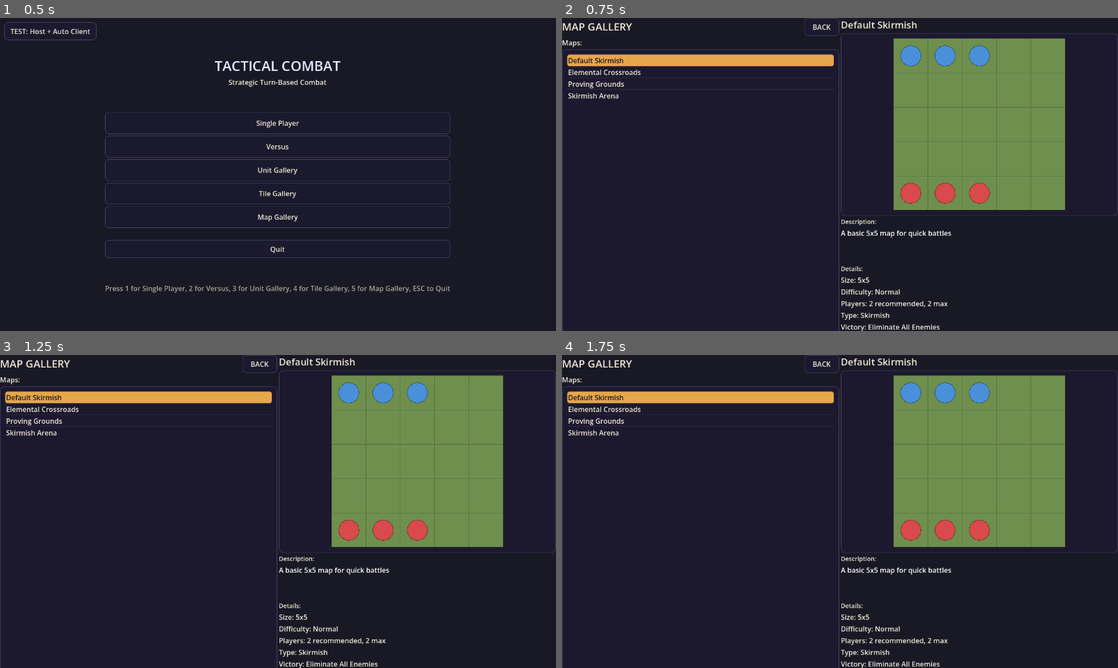
Above: before the commit, frames 1-4 (two rows, left to right).
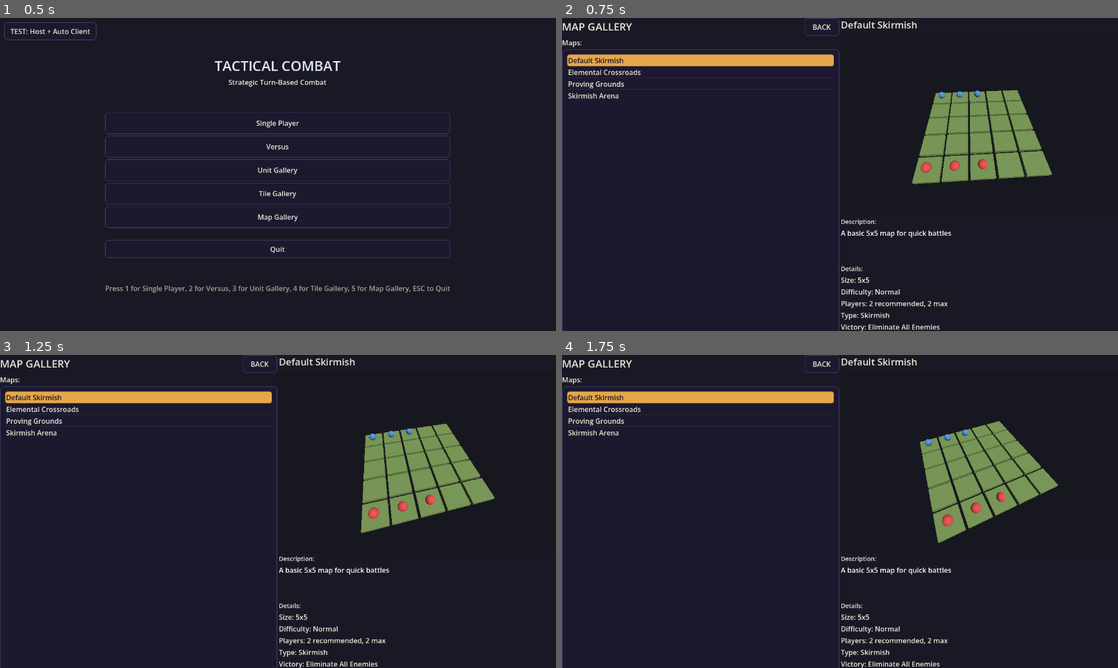
Above: after the commit, the same moments.

Repository: K-ennethA/Conquest
Game: Godot game, scene res://menus/MainMenu.tscn
Two runs of this game, one before a commit and one after it. Both use one fixed random seed, a clock stepped at 60 frames per second and the inputs below.
Inputs (mouse positions are in pixels of both pictures, inside the frame that each line leads up to):
- Up to frame 1 (0.5 s): no input
- Up to frame 2 (0.75 s): click "Map Gallery" at 0.5 s
- Up to frame 3 (1.25 s): no input
- Up to frame 4 (1.75 s): tap Enter (ui_accept) at 1.25, 1.52 s; move the mouse to (962, 495) at 1.27 s; hold Right (ui_right) from 1.28 s (still down); hold Shift from 1.28 s (still down); click (962, 495) at 1.42 s

Frame 1 is identical in both runs. In frame 2, 13% of the frame differs, in the area x 50-100%, y 4-64%; in frame 3, 13%; in frame 4, 13%.

Commit message:
feat(map-gallery): render a real 3D map preview instead of a flat 2D picture
Replace the 2D _draw painter with a SubViewport showing the map in 3D: one
colored box per tile on a centered grid, spawn markers by player, an angled
Fire-Emblem-style camera, a light + ambient environment, and a slow turntable
so depth reads at a glance. List / description / metadata / effect legend are
unchanged.

Co-Authored-By: Claude Opus 4.8 <noreply@anthropic.com>

Diff:
--- a/menus/MapGallery.gd
+++ b/menus/MapGallery.gd
@@ -39,14 +39,30 @@
 
 const MAPS_DIR := "res://game/maps/resources/"
 
+# --- 3D preview tuning -------------------------------------------------------
+# Grid spacing between tile centres (world units). Each tile mesh is a little
+# smaller than the step so a thin gap reads as a grid.
+const TILE_STEP := 2.0
+const TILE_MESH_SIZE := Vector3(1.8, 0.3, 1.8)
+const SPAWN_RADIUS := 0.35
+const SPAWN_Y := 0.5  # sits on top of the tile surface
+# Gentle turntable so the depth/perspective is obvious at a glance.
+const TURNTABLE_SPEED := 0.35  # radians / second
+
 # UI Elements
 @onready var back_button: Button
 @onready var map_list: ItemList
 @onready var map_name_label: Label
 @onready var map_description: RichTextLabel
-@onready var map_painter: MapPainter
 @onready var metadata_container: VBoxContainer
 @onready var legend_container: HBoxContainer
+
+# 3D preview nodes (built in _create_map_display / _setup_map_viewport).
+@onready var map_viewport: SubViewport
+@onready var map_root: Node3D
+@onready var map_camera: Camera3D
+# Cached span of the current map so _process turntable / re-aims stay stable.
+var _map_span: float = TILE_STEP
 
 # Data
 var all_maps: Array[MapResource] = []
@@ -124,15 +140,20 @@
 	map_name_label.add_theme_font_size_override("font_size", 22)
 	parent.add_child(map_name_label)
 
-	# Top-down map picture, painted from tile data.
-	var picture_frame := PanelContainer.new()
-	picture_frame.custom_minimum_size = Vector2(420, 420)
-	parent.add_child(picture_frame)
-
-	map_painter = MapPainter.new()
-	map_painter.set_h_size_flags(Control.SIZE_EXPAND_FILL)
-	map_painter.set_v_size_flags(Control.SIZE_EXPAND_FILL)
-	picture_frame.add_child(map_painter)
+	# Real 3D render of the map, shown through a SubViewport for depth/perspective
+	# (mirrors TileGallery's 3D tile preview). The 2D "painted picture" is gone.
+	var viewport_container := SubViewportContainer.new()
+	viewport_container.custom_minimum_size = Vector2(420, 420)
+	viewport_container.stretch = true
+	parent.add_child(viewport_container)
+
+	map_viewport = SubViewport.new()
+	map_viewport.size = Vector2i(420, 420)
+	map_viewport.transparent_bg = false
+	map_viewport.render_target_update_mode = SubViewport.UPDATE_ALWAYS
+	viewport_container.add_child(map_viewport)
+
+	_setup_map_viewport()
 
 	# Description (wrapped)
 	var desc_label := Label.new()
@@ -234,9 +255,8 @@
 	if map_description:
 		map_description.text = map_res.description
 
-	# Repaint the top-down picture.
-	if map_painter:
-		map_painter.set_map(map_res)
+	# Rebuild the 3D render for this map.
+	_build_map_3d(map_res)
 
 	_update_metadata(map_res)
 	_update_legend(map_res)
@@ -344,81 +364,156 @@
 
 
 # ---------------------------------------------------------------------------
-# MapPainter - paints a top-down width x height grid from a MapResource's
-# tile_layout, one coloured rect per tile, with spawn markers overlaid. Painting
-# from live tile data keeps the picture reliable and always current (there are no
-# pre-rendered previews on disk).
+# 3D map preview
 # ---------------------------------------------------------------------------
-class MapPainter extends Control:
-	var _map: MapResource
-
-	func _ready() -> void:
-		# Repaint whenever the pane resizes so the grid always fits.
-		resized.connect(queue_redraw)
-
-	func set_map(map_res: MapResource) -> void:
-		_map = map_res
-		queue_redraw()
-
-	func _draw() -> void:
-		var pane := size
-		if pane.x <= 0.0 or pane.y <= 0.0:
-			return
-
-		if _map == null or _map.tile_layout.is_empty() or _map.width <= 0 or _map.height <= 0:
-			var font := ThemeDB.fallback_font
-			if font:
-				draw_string(font, Vector2(12, 24), "No preview available",
-					HORIZONTAL_ALIGNMENT_LEFT, -1, 16, Color(0.7, 0.7, 0.7))
-			return
-
-		var cols := _map.width
-		var rows := _map.height
-
-		# Square cells sized so the whole map fits the pane; centre the grid.
-		# Use minf/floorf (not the Variant-returning global min/floor) so the types
-		# stay concrete -- the project treats Variant inference as an error.
-		var cell: float = floorf(minf(pane.x / float(cols), pane.y / float(rows)))
-		if cell < 1.0:
-			cell = 1.0
-		var total_w: float = cell * float(cols)
-		var total_h: float = cell * float(rows)
-		var origin := Vector2((pane.x - total_w) * 0.5, (pane.y - total_h) * 0.5)
-
-		var grid_line := Color(0.0, 0.0, 0.0, 0.25)
-
-		# Tiles.
-		for entry in _map.tile_layout:
-			var pos := _read_pos(entry.get("position", Vector2i.ZERO))
-			if pos.x < 0 or pos.x >= cols or pos.y < 0 or pos.y >= rows:
-				continue
-			var tile_type := str(entry.get("tile_type", "NORMAL")).to_upper()
-			var color: Color = MapGallery.TILE_COLORS.get(tile_type, MapGallery.TILE_FALLBACK)
-			var rect := Rect2(origin + Vector2(pos.x * cell, pos.y * cell), Vector2(cell, cell))
-			draw_rect(rect, color, true)
-			draw_rect(rect, grid_line, false, 1.0)
-
-		# Spawn markers.
-		for spawn in _map.unit_spawns:
-			var pos := _read_pos(spawn.get("position", Vector2i.ZERO))
-			if pos.x < 0 or pos.x >= cols or pos.y < 0 or pos.y >= rows:
-				continue
-			var player_id := int(spawn.get("player_id", -1))
-			var marker_color := MapGallery.PLAYER_FALLBACK
-			if player_id == 0:
-				marker_color = MapGallery.PLAYER0_COLOR
-			elif player_id == 1:
-				marker_color = MapGallery.PLAYER1_COLOR
-			var center := origin + Vector2(pos.x * cell + cell * 0.5, pos.y * cell + cell * 0.5)
-			draw_circle(center, cell * 0.3, marker_color)
-			draw_arc(center, cell * 0.3, 0.0, TAU, 16, Color(0, 0, 0, 0.5), 1.0)
-
-	# Positions are normally Vector2i; handle a Dictionary {x, y} defensively too.
-	func _read_pos(value) -> Vector2i:
-		if value is Vector2i:
-			return value
-		if value is Vector2:
-			return Vector2i(value)
-		if value is Dictionary:
-			return Vector2i(int(value.get("x", 0)), int(value.get("y", 0)))
-		return Vector2i.ZERO
+# Builds a real 3D scene (one box mesh per tile, small spheres for spawns) inside
+# a SubViewport with an angled Fire-Emblem-style perspective camera, so the map
+# reads with genuine depth instead of a flat painted picture. Rendered from live
+# tile data so it is always current (there are no pre-rendered previews on disk).
+
+func _setup_map_viewport() -> void:
+	"""Populate the SubViewport with a MapRoot, camera, light and environment."""
+	if not map_viewport:
+		return
+
+	# MapRoot holds all per-map geometry; rebuilt by _build_map_3d.
+	map_root = Node3D.new()
+	map_root.name = "MapRoot"
+	map_viewport.add_child(map_root)
+
+	# Angled top-down perspective camera (aimed for real once a map loads).
+	map_camera = Camera3D.new()
+	map_camera.name = "MapCamera"
+	# look_at_from_position orients without needing the node in-tree first
+	# (plain look_at() errors before add_child()).
+	map_camera.look_at_from_position(
+		Vector3(0.0, _map_span * 0.9, _map_span * 0.7), Vector3.ZERO, Vector3.UP)
+	map_viewport.add_child(map_camera)
+
+	# Warm, slightly dark environment with ambient so nothing renders pure black.
+	var env := Environment.new()
+	env.background_mode = Environment.BG_COLOR
+	env.background_color = Color(0.09, 0.09, 0.12, 1.0)
+	env.ambient_light_source = Environment.AMBIENT_SOURCE_COLOR
+	env.ambient_light_color = Color(0.55, 0.5, 0.45, 1.0)
+	env.ambient_light_energy = 0.45
+	map_camera.environment = env
+
+	# Directional key light, angled to match the camera side for readable shading.
+	var light := DirectionalLight3D.new()
+	light.name = "MapLight"
+	light.look_at_from_position(
+		Vector3(_map_span * 0.6, _map_span * 1.2, _map_span * 0.4), Vector3.ZERO, Vector3.UP)
+	light.light_energy = 1.1
+	map_viewport.add_child(light)
+
+
+func _build_map_3d(map_res: MapResource) -> void:
+	"""Rebuild MapRoot's children (tiles + spawn markers) for the given map and
+	re-aim the camera to frame it. Guards nulls / empty layouts without crashing."""
+	if not map_root:
+		return
+
+	# Free previous geometry.
+	for child in map_root.get_children():
+		child.queue_free()
+
+	# Reset turntable so each map starts square-on.
+	map_root.rotation = Vector3.ZERO
+
+	if map_res == null:
+		return
+
+	var cols: int = map_res.width
+	var rows: int = map_res.height
+	if cols < 1:
+		cols = 1
+	if rows < 1:
+		rows = 1
+
+	# Update span + re-aim camera for this map's size (stable framing).
+	_map_span = maxf(float(cols), float(rows)) * TILE_STEP
+	_aim_camera()
+
+	# Centre offsets so the whole grid is centred on the origin.
+	var offset_x: float = float(cols - 1) * TILE_STEP * 0.5
+	var offset_z: float = float(rows - 1) * TILE_STEP * 0.5
+
+	# Shared meshes (per-instance material overrides colour them).
+	var tile_mesh := BoxMesh.new()
+	tile_mesh.size = TILE_MESH_SIZE
+	var spawn_mesh := SphereMesh.new()
+	spawn_mesh.radius = SPAWN_RADIUS
+	spawn_mesh.height = SPAWN_RADIUS * 2.0
+
+	# Tiles.
+	for entry in map_res.tile_layout:
+		var pos := _read_pos(entry.get("position", Vector2i.ZERO))
+		if pos.x < 0 or pos.x >= cols or pos.y < 0 or pos.y >= rows:
+			continue
+		var tile_type := _read_tile_type(entry)
+		var color: Color = TILE_COLORS.get(tile_type, TILE_FALLBACK)
+
+		var mesh_instance := MeshInstance3D.new()
+		mesh_instance.mesh = tile_mesh
+		mesh_instance.material_override = _solid_material(color)
+		mesh_instance.position = Vector3(
+			float(pos.x) * TILE_STEP - offset_x,
+			0.0,
+			float(pos.y) * TILE_STEP - offset_z)
+		map_root.add_child(mesh_instance)
+
+	# Spawn markers, sitting on top of their tile.
+	for spawn in map_res.unit_spawns:
+		var pos := _read_pos(spawn.get("position", Vector2i.ZERO))
+		if pos.x < 0 or pos.x >= cols or pos.y < 0 or pos.y >= rows:
+			continue
+		var player_id := int(spawn.get("player_id", -1))
+		var marker_color := PLAYER_FALLBACK
+		if player_id == 0:
+			marker_color = PLAYER0_COLOR
+		elif player_id == 1:
+			marker_color = PLAYER1_COLOR
+
+		var marker := MeshInstance3D.new()
+		marker.mesh = spawn_mesh
+		marker.material_override = _solid_material(marker_color)
+		marker.position = Vector3(
+			float(pos.x) * TILE_STEP - offset_x,
+			SPAWN_Y,
+			float(pos.y) * TILE_STEP - offset_z)
+		map_root.add_child(marker)
+
+
+func _aim_camera() -> void:
+	"""Re-position the camera for the current _map_span (angled top-down)."""
+	if not map_camera:
+		return
+	map_camera.look_at_from_position(
+		Vector3(0.0, _map_span * 0.9, _map_span * 0.7), Vector3.ZERO, Vector3.UP)
+
+
+func _solid_material(color: Color) -> StandardMaterial3D:
+	"""A simple lit material with the given albedo."""
+	var mat := StandardMaterial3D.new()
+	mat.albedo_color = color
+	mat.roughness = 0.85
+	mat.metallic = 0.0
+	return mat
+
+
+# Slow turntable rotation so the perspective/depth is obvious at a glance.
+func _process(delta: float) -> void:
+	if map_root:
+		map_root.rotate_y(TURNTABLE_SPEED * delta)
+
+
+# Positions are normally Vector2i; handle a Dictionary {x, y} defensively too.
+func _read_pos(value) -> Vector2i:
+	if value is Vector2i:
+		return value
+	if value is Vector2:
+		return Vector2i(value)
+	if value is Dictionary:
+		return Vector2i(int(value.get("x", 0)), int(value.get("y", 0)))
+	return Vector2i.ZERO
